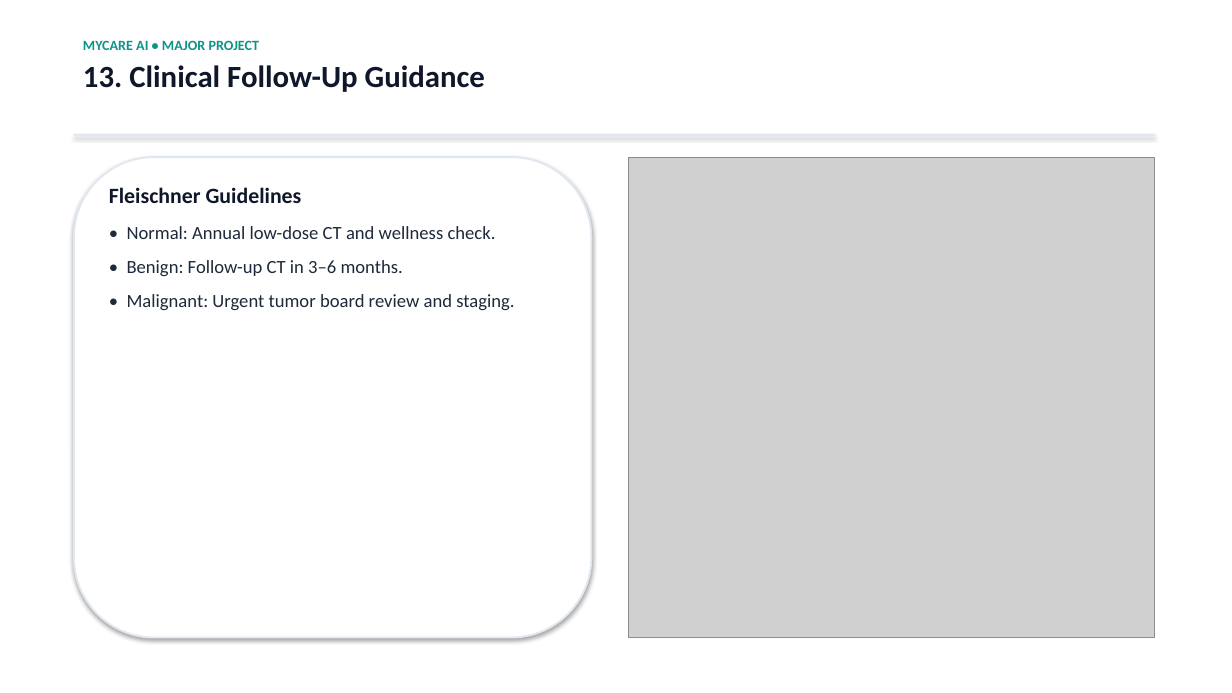
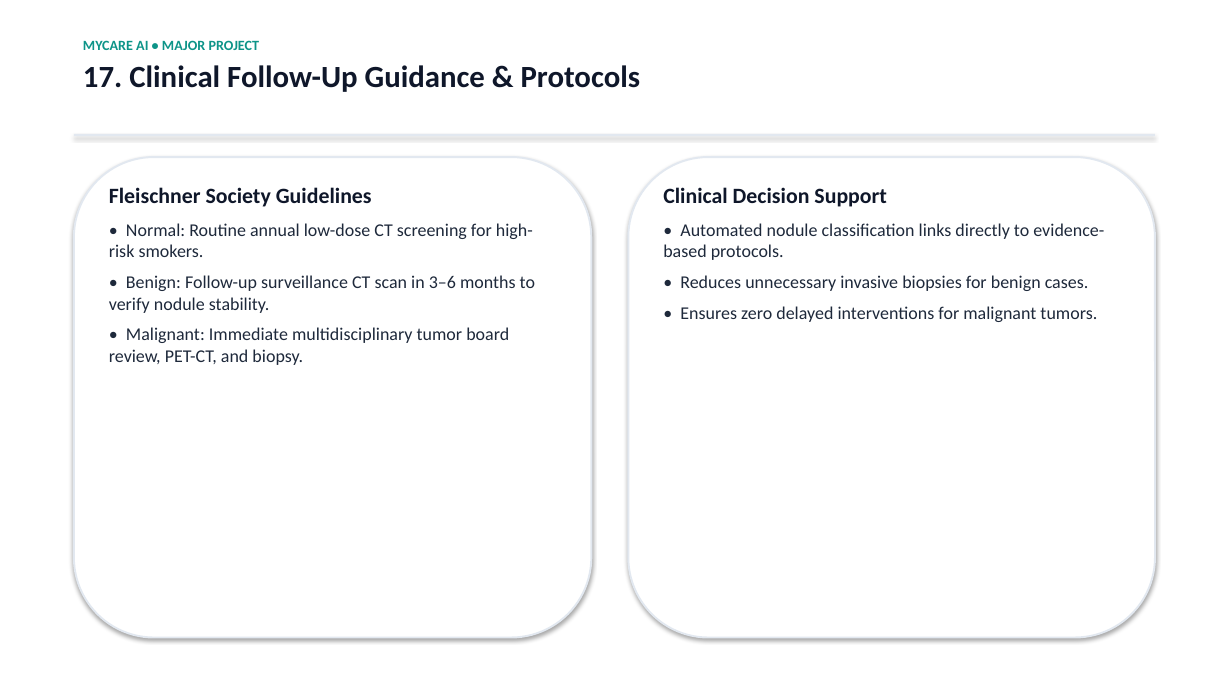
Before and after one commit to vinithram2/MyCare-Lung-Cancer-Detection, a slide deck: slide 18 of Project_Documents/MyCare_Lung_Cancer_Detection_Full.pptx (slide 14 before the commit). Drawn at 1232x693 pixels with LibreOffice and Linux fonts; fonts in the diff are those of the drawing; grey boxes stand for pictures. Boxes give left, top, right and bottom in pixels: in the first picture for what was removed or moved away, otherwise in the second. Text is boxed around its words. In the diff, an @@ line names an element or a change of style, - is before the commit and + after.

Commit message:
Add full experimental results: Confusion Matrix, ROC-AUC curves, and 15 Grad-CAM CT scan cases to PPT

```diff
--- a/Project_Documents/MyCare_Lung_Cancer_Detection_Full.pptx
+++ b/Project_Documents/MyCare_Lung_Cancer_Detection_Full.pptx
@@ text at (x1=83, y1=65, x2=641, y2=92): text changed @@
-13. Clinical Follow-Up Guidance
+17. Clinical Follow-Up Guidance & Protocols
@@ picture removed at (x1=628, y1=157, x2=1155, y2=638) @@
@@ rounded rectangle added at (x1=628, y1=157, x2=1155, y2=638), fill #FFFFFF, outline #E2E8F0 1.5 pt @@
@@ text at (x1=109, y1=187, x2=535, y2=365): text changed; size 14.5 to 14 pt @@
-Fleischner Guidelines
-• Normal: Annual low-dose CT and wellness check.
-• Benign: Follow-up CT in 3–6 months.
-• Malignant: Urgent tumor board review and staging.
+Fleischner Society Guidelines
+• Normal: Routine annual low-dose CT screening for high-risk smokers.
+• Benign: Follow-up surveillance CT scan in 3–6 months to verify nodule stability.
+• Malignant: Immediate multidisciplinary tumor board review, PET-CT, and biopsy.
@@ text added at (x1=663, y1=187, x2=1104, y2=322), 14 pt, text #1E293B @@
+Clinical Decision Support
+• Automated nodule classification links directly to evidence-based protocols.
+• Reduces unnecessary invasive biopsies for benign cases.
+• Ensures zero delayed interventions for malignant tumors.
```
Also in this commit, not shown: 14 other slides changed, 11 slides added, 13 slides removed, 6 other files.
